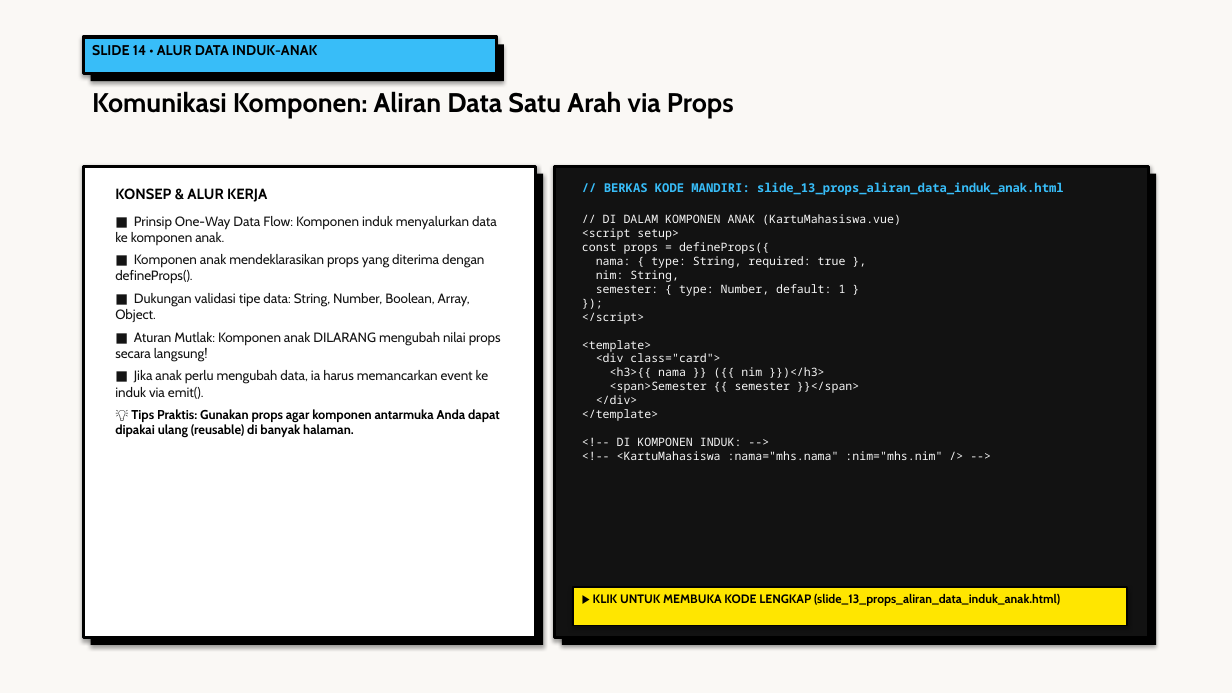
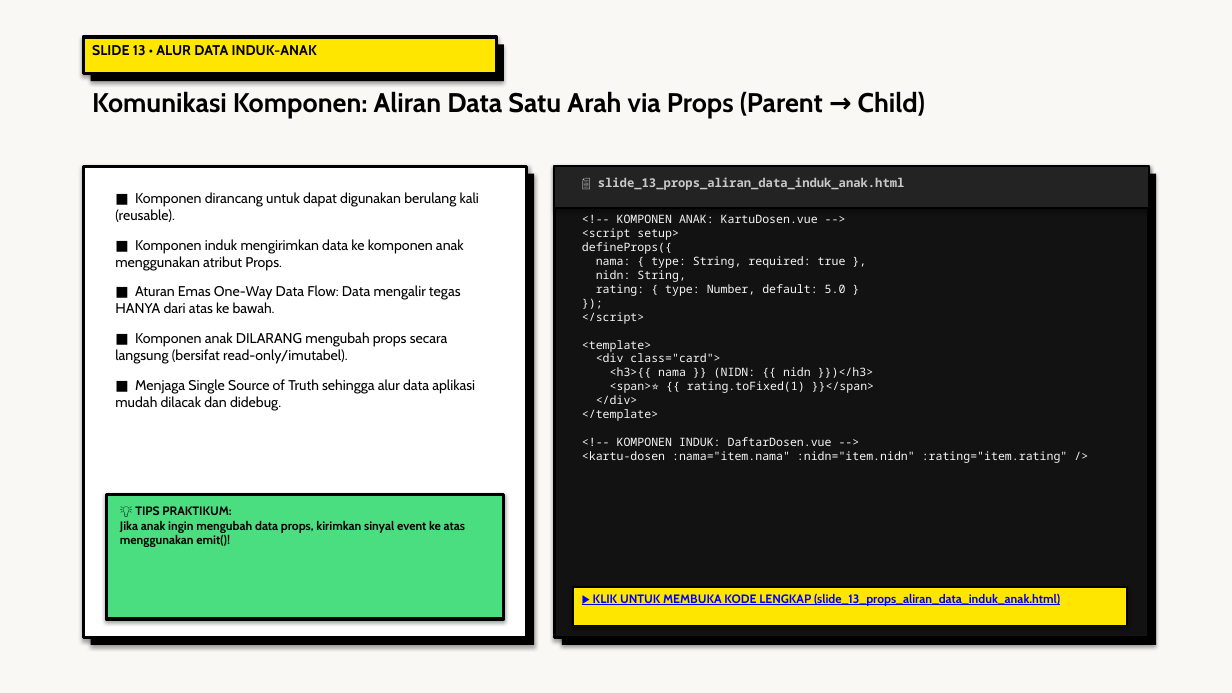
Before and after one commit to antonprafanto/tuweb_mobile2025, a slide deck: slide 13 of slide_presentasi/SESI_02_Frontend_Modern_Vue.pptx (slide 14 before the commit). Drawn at 1232x693 pixels with LibreOffice and Linux fonts; fonts in the diff are those of the drawing. Boxes give left, top, right and bottom in pixels: in the first picture for what was removed or moved away, otherwise in the second. Text is boxed around its words. In the diff, an @@ line names an element or a change of style, - is before the commit and + after.

Commit message:
feat(sesi-02): audit tuntas 18 file html ramah awam diagram svg pptx neobrutalism dan naskah mermaid

```diff
--- a/slide_presentasi/SESI_02_Frontend_Modern_Vue.pptx
+++ b/slide_presentasi/SESI_02_Frontend_Modern_Vue.pptx
@@ rectangle at bbox=[83, 37, 496, 74]: fill #38BDF8 to #FFE600 @@
@@ text at bbox=[92, 45, 317, 55]: text changed @@
-SLIDE 14 • ALUR DATA INDUK-ANAK
+SLIDE 13 • ALUR DATA INDUK-ANAK
@@ text at bbox=[92, 91, 926, 119]: text changed @@
-Komunikasi Komponen: Aliran Data Satu Arah via Props
+Komunikasi Komponen: Aliran Data Satu Arah via Props (Parent → Child)
@@ rectangle: place and size @@
-rectangle at bbox=[83, 166, 536, 638]
+rectangle at bbox=[83, 166, 527, 638]
@@ rectangle: place and size @@
-rectangle at bbox=[91, 174, 543, 645]
+rectangle at bbox=[91, 174, 534, 645]
@@ rectangle added at bbox=[555, 166, 1149, 208], fill #232323, outline #000000 1.5 pt @@
@@ text at bbox=[598, 177, 905, 190]: text changed; text colour #38BDF8 to #C8C8C8 @@
-// BERKAS KODE MANDIRI: slide_13_props_aliran_data_induk_anak.html
+📄 slide_13_props_aliran_data_induk_anak.html
@@ text removed at bbox=[115, 188, 501, 438] @@
-KONSEP & ALUR KERJA
-■ Prinsip One-Way Data Flow: Komponen induk menyalurkan data ke komponen anak.
-■ Komponen anak mendeklarasikan props yang diterima dengan defineProps().
-■ Dukungan validasi tipe data: String, Number, Boolean, Array, Object.
-■ Aturan Mutlak: Komponen anak DILARANG mengubah nilai props secara langsung!
-■ Jika anak perlu mengubah data, ia harus memancarkan event ke induk via emit().
-💡 Tips Praktis: Gunakan props agar komponen antarmuka Anda dapat dipakai ulang (reusable) di banyak halaman.
@@ text added at bbox=[115, 192, 479, 411], 11 pt, text #000000 @@
+■ Komponen dirancang untuk dapat digunakan berulang kali (reusable).
+■ Komponen induk mengirimkan data ke komponen anak menggunakan atribut Props.
+■ Aturan Emas One-Way Data Flow: Data mengalir tegas HANYA dari atas ke bawah.
+■ Komponen anak DILARANG mengubah props secara langsung (bersifat read-only/imutabel).
+■ Menjaga Single Source of Truth sehingga alur data aplikasi mudah dilacak dan didebug.
@@ text at bbox=[617, 214, 818, 223]: text changed @@
-// DI DALAM KOMPONEN ANAK (KartuMahasiswa.vue)
+<!-- KOMPONEN ANAK: KartuDosen.vue -->
@@ text at bbox=[582, 242, 672, 254]: text changed @@
-const props = defineProps({
+defineProps({
@@ text at bbox=[596, 270, 846, 296]: text changed @@
-nim: String,
-semester: { type: Number, default: 1 }
+nidn: String,
+rating: { type: Number, default: 5.0 }
@@ text at bbox=[610, 367, 874, 393]: text changed @@
-<h3>{{ nama }} ({{ nim }})</h3>
-<span>Semester {{ semester }}</span>
+<h3>{{ nama }} (NIDN: {{ nidn }})</h3>
+<span>⭐ {{ rating.toFixed(1) }}</span>
@@ text at bbox=[582, 437, 1068, 463]: text changed @@
-<!-- DI KOMPONEN INDUK: -->
-<!-- <KartuMahasiswa :nama="mhs.nama" :nim="mhs.nim" /> -->
+<!-- KOMPONEN INDUK: DaftarDosen.vue -->
+<kartu-dosen :nama="item.nama" :nidn="item.nidn" :rating="item.rating" />
@@ rectangle added at bbox=[106, 494, 504, 619], fill #4ADE80, outline #000000 2.5 pt @@
@@ text added at bbox=[120, 506, 465, 547], 9.5 pt, text #000000, bold @@
+💡 TIPS PRAKTIKUM:
+Jika anak ingin mengubah data props, kirimkan sinyal event ke atas menggunakan emit()!
@@ text "▶ KLIK UNTUK MEMBUKA KODE ..." at bbox=[593, 594, 1060, 606]: text colour #000000 to #0000FF, underline on @@
```
Also in this commit, not shown: 15 other slides changed, 2 slides added, 2 slides removed, 21 other files.
